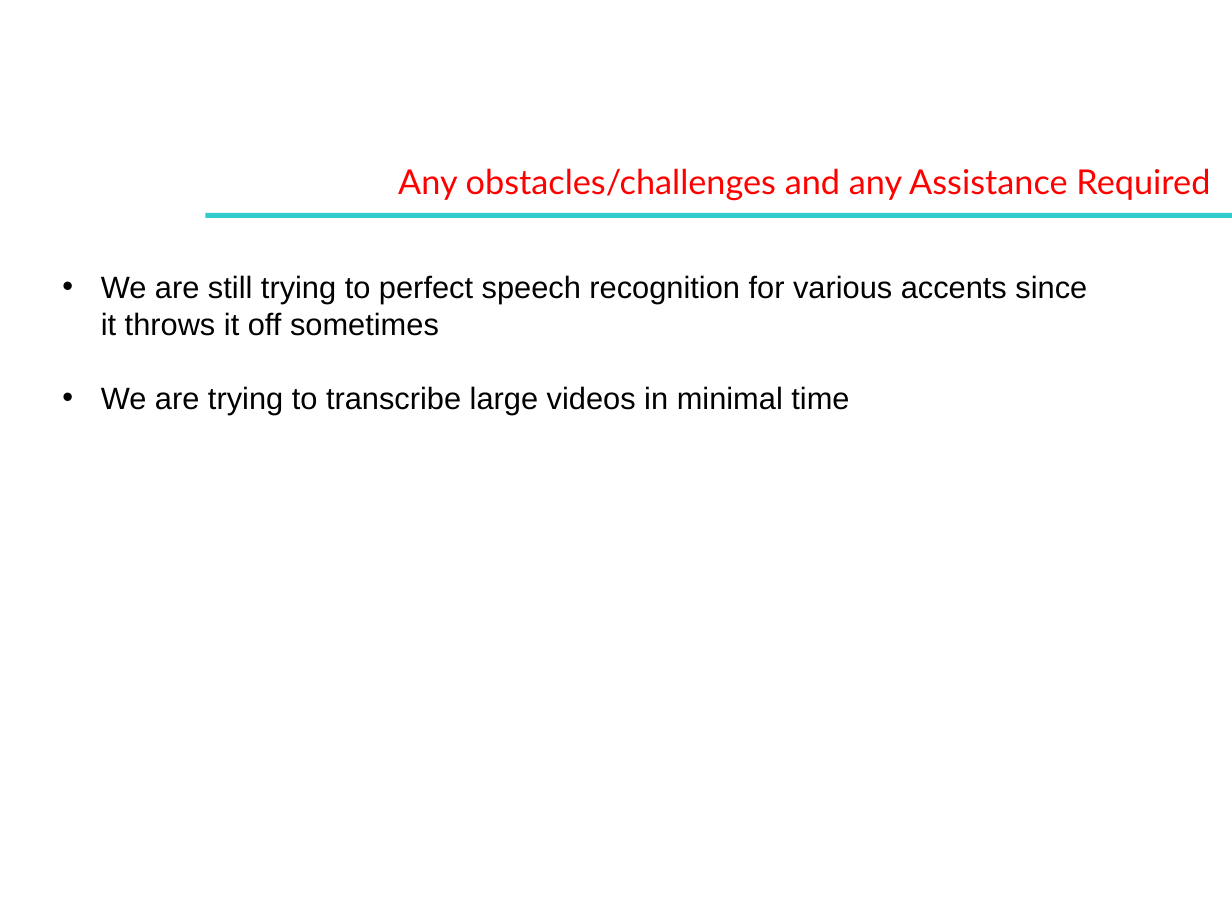
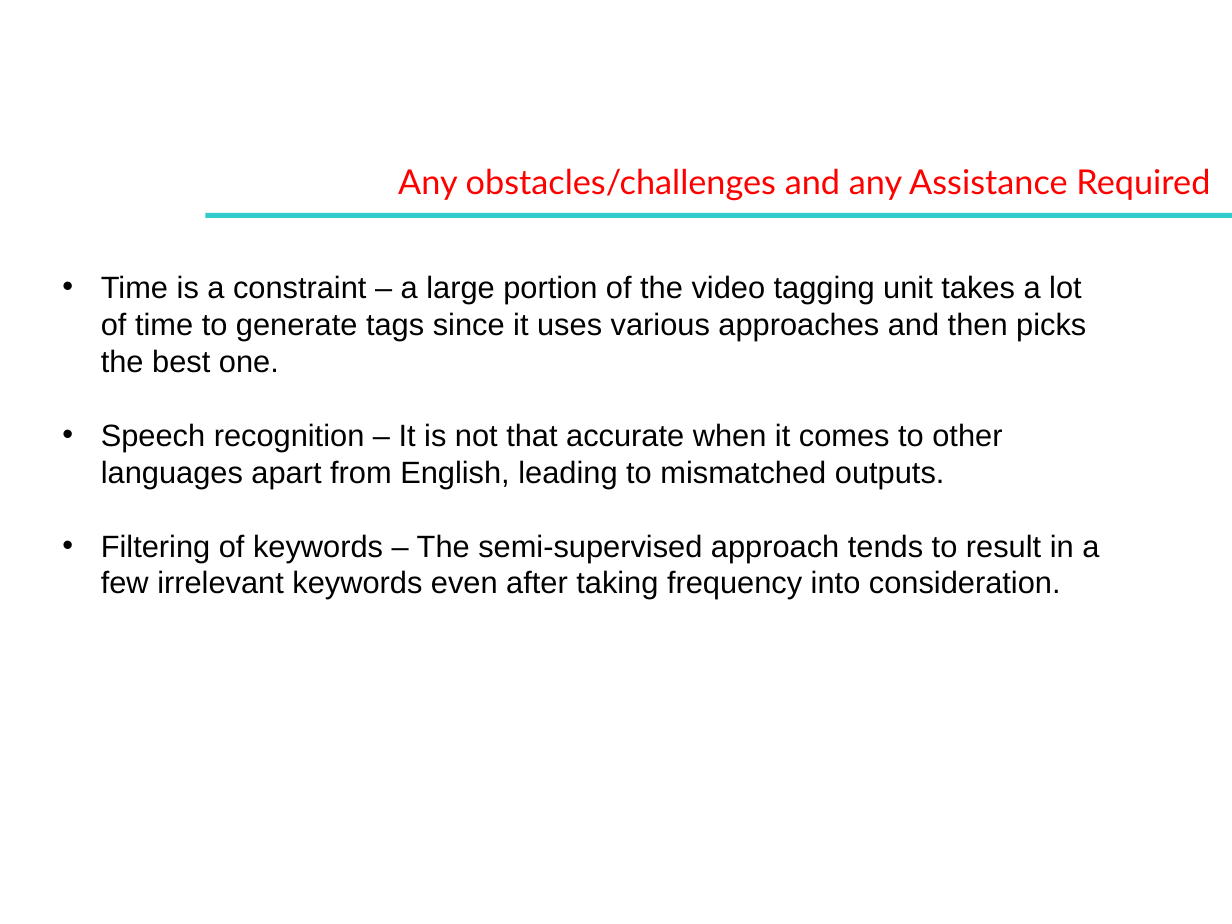
Before and after one commit to aditeyabaral/natural-language-database-querying, a slide deck: slide 5 of Presentation/Intel Contest_template.pptx. Drawn at 1232x924 pixels with LibreOffice and Linux fonts; fonts in the diff are those of the drawing; background and template pictures are left out. Boxes give left, top, right and bottom in pixels: in the first picture for what was removed or moved away, otherwise in the second. Text is boxed around its words. In the diff, an @@ line names an element or a change of style, - is before the commit and + after.

```diff
--- a/Presentation/Intel Contest_template.pptx
+++ b/Presentation/Intel Contest_template.pptx
@@ text at [101,275,1099,599]: text changed @@
-• We are still trying to perfect speech recognition for various accents since it throws it off sometimes
-• We are trying to transcribe large videos in minimal time
+• Time is a constraint – a large portion of the video tagging unit takes a lot of time to generate tags since it uses various approaches and then picks the best one.
+• Speech recognition – It is not that accurate when it comes to other languages apart from English, leading to mismatched outputs.
+• Filtering of keywords – The semi-supervised approach tends to result in a few irrelevant keywords even after taking frequency into consideration.
```
Also in this commit, not shown: 6 other slides changed, 1 other file.
